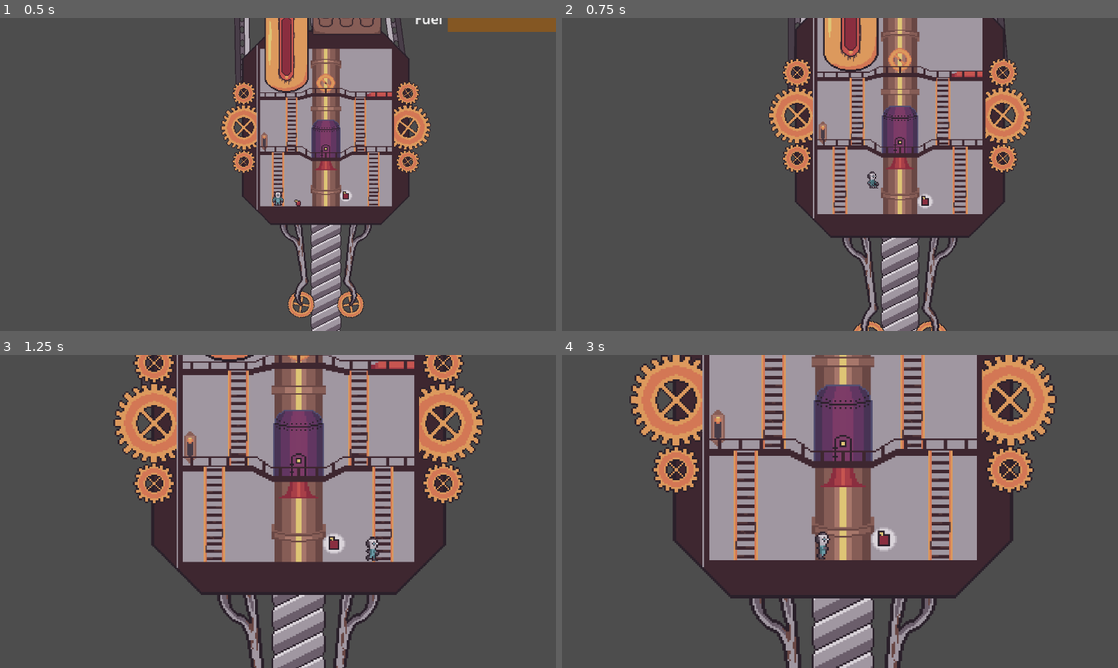
Above: before the commit, frames 1-4 (two rows, left to right).
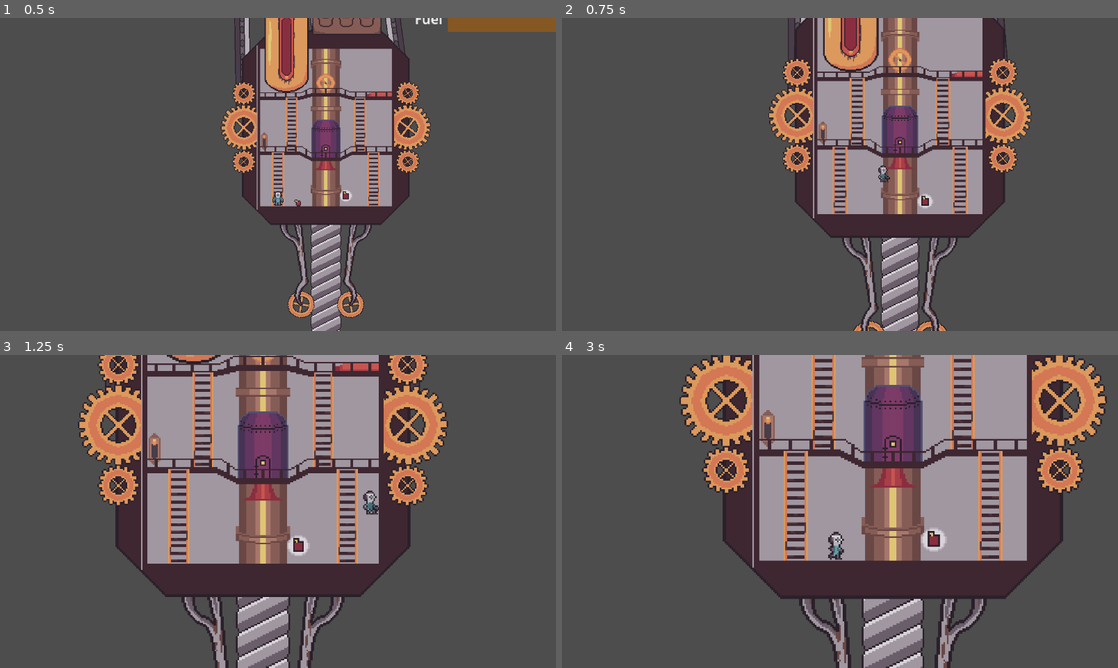
Above: after the commit, the same moments.

Repository: Popcornmotte/elevatorpitch
Game: Godot game, scene res://Scenes/World/test_scenes.tscn
The game is run twice, just before and just after one commit, with the same random seed, the same clock (stepped at 60 frames per second) and the same inputs. This scene is started directly instead of the project's main scene. Sound files missing from this copy of the repository are replaced by a short silence.
Inputs (mouse positions are in pixels of both pictures, inside the frame that each line leads up to):
- Up to frame 1 (0.5 s): no input
- Up to frame 2 (0.75 s): move the mouse to (962, 158) at 0.52 s; hold D (right) from 0.53 s (still down); hold W (up) from 0.53 s (still down); tap E (interact) at 0.6 s
- Up to frame 3 (1.25 s): keep holding D (right); keep holding W (up)
- Up to frame 4 (3 s): move the mouse to (728, 527) at 1.27 s; release W (up) at 1.28 s; tap W (up) at 1.35, 1.52, 1.82, 2.3 s; tap E (interact) at 1.55 s; move the mouse to (895, 442) at 2.02 s; release D (right) at 2.03 s; hold A (left) 2.03-2.78 s; hold Space (Fling) 2.03-2.78 s; move the mouse to (812, 574) at 2.77 s; hold D (right) from 2.78 s (still down); click (812, 574) at 2.85 s

Frame 1 is identical in both runs. In frame 2, 0.2% of the frame differs, in the area x 54-59%, y 47-55%; in frame 3, 39%; in frame 4, 46%, in the area x 12-98%, y 0-100%.

Commit message:
add progress

Diff:
--- a/Scenes/Objects/elevator.tscn
+++ b/Scenes/Objects/elevator.tscn
@@ -385,6 +385,7 @@
 position = Vector2(97, 0)
 rotation = 0.387332
 rest = Transform2D(0.92592, 0.377719, -0.377719, 0.92592, 97, 0)
+metadata/_local_pose_override_enabled_ = true
 
 [node name="GearSprite" type="Sprite2D" parent="Arms/SkeletonIK_Right/GearBone"]
 visible = false
@@ -394,6 +395,7 @@
 [node name="UpperArmBone" type="Bone2D" parent="Arms/SkeletonIK_Right/GearBone"]
 position = Vector2(7.00004, -1.14441e-05)
 rest = Transform2D(1, 0, 0, 1, 7, 0)
+metadata/_local_pose_override_enabled_ = true
 
 [node name="UpperArmSprite" type="Sprite2D" parent="Arms/SkeletonIK_Right/GearBone/UpperArmBone"]
 z_index = -2
@@ -405,6 +407,7 @@
 rotation = -0.174533
 scale = Vector2(1, 1)
 rest = Transform2D(0.737913, -0.674895, 0.674895, 0.737913, 128, 0)
+metadata/_local_pose_override_enabled_ = true
 
 [node name="LowerArmSprite" type="Sprite2D" parent="Arms/SkeletonIK_Right/GearBone/UpperArmBone/LowerArmBone"]
 z_index = -2
@@ -427,6 +430,7 @@
 position = Vector2(128, 0)
 rotation = 0.289078
 rest = Transform2D(0.930478, 0.366254, -0.366254, 0.930478, 128.007, 0.000183105)
+metadata/_local_pose_override_enabled_ = true
 
 [node name="Claw" type="AnimatableBody2D" parent="Arms/SkeletonIK_Right/GearBone/UpperArmBone/LowerArmBone/ClawBone"]
 collision_layer = 0
@@ -449,6 +453,7 @@
 rotation = -3.14159
 scale = Vector2(0.999891, 0.999891)
 rest = Transform2D(-0.642719, 0.76596, -0.76596, -0.642719, -96, 0)
+metadata/_local_pose_override_enabled_ = true
 
 [node name="GearSprite" type="Sprite2D" parent="Arms/SkeletonIK_Left/GearBone"]
 visible = false
@@ -458,6 +463,7 @@
 [node name="UpperArmBone" type="Bone2D" parent="Arms/SkeletonIK_Left/GearBone"]
 position = Vector2(7.00006, -1.52588e-05)
 rest = Transform2D(1, 0, 0, 1, 7.00006, -1.52588e-05)
+metadata/_local_pose_override_enabled_ = true
 
 [node name="UpperArmSprite" type="Sprite2D" parent="Arms/SkeletonIK_Left/GearBone/UpperArmBone"]
 z_index = -2
@@ -468,6 +474,7 @@
 position = Vector2(128.002, 6.10352e-05)
 rotation = 0.616101
 rest = Transform2D(0.984808, -0.173648, 0.173648, 0.984808, 128.002, 6.10352e-05)
+metadata/_local_pose_override_enabled_ = true
 
 [node name="LowerArmSprite" type="Sprite2D" parent="Arms/SkeletonIK_Left/GearBone/UpperArmBone/LowerArmBone"]
 z_index = -2
@@ -490,6 +497,7 @@
 position = Vector2(128, -1.52588e-05)
 rotation = -0.199482
 rest = Transform2D(0.980169, -0.198162, 0.198162, 0.980169, 128, -1.52588e-05)
+metadata/_local_pose_override_enabled_ = true
 
 [node name="Claw" type="AnimatableBody2D" parent="Arms/SkeletonIK_Left/GearBone/UpperArmBone/LowerArmBone/ClawBone"]
 collision_layer = 0
--- a/Scenes/Objects/interior.tscn
+++ b/Scenes/Objects/interior.tscn
@@ -1,6 +1,5 @@
-[gd_scene load_steps=25 format=3 uid="uid://dhy7o2g76nxox"]
-
-[ext_resource type="Script" path="res://Scripts/interior.gd" id="1_am2or"]
+[gd_scene load_steps=24 format=3 uid="uid://dhy7o2g76nxox"]
+
 [ext_resource type="Texture2D" uid="uid://bv7jc1l4hp5c4" path="res://Assets/Sprites/InteriorObjects/background.png" id="2_1uncr"]
 [ext_resource type="Texture2D" uid="uid://bgoggag2fpci6" path="res://Assets/Sprites/InteriorObjects/casing.png" id="3_bossf"]
 [ext_resource type="PackedScene" uid="uid://cbnpyi0uo1evc" path="res://Scenes/Objects/ladder.tscn" id="3_uk7bk"]
@@ -52,7 +51,6 @@
 height = 16.4922
 
 [node name="interior" type="Node2D"]
-script = ExtResource("1_am2or")
 
 [node name="Background" type="Sprite2D" parent="."]
 position = Vector2(-1, 0)
@@ -283,3 +281,6 @@
 
 [node name="player" parent="." instance=ExtResource("13_1wjlu")]
 position = Vector2(-56, 56)
+speed = 200.0
+climbSpeed = 100.0
+jumpVelocity = -300.0
--- a/Scenes/Objects/player.tscn
+++ b/Scenes/Objects/player.tscn
@@ -214,7 +214,6 @@
 
 [node name="FuelSprite" type="Sprite2D" parent="."]
 visible = false
-z_index = 4
 position = Vector2(8, 0)
 texture = ExtResource("7_l87e4")
 
--- a/Scenes/World/test_scenes.tscn
+++ b/Scenes/World/test_scenes.tscn
@@ -9,9 +9,6 @@
 
 [node name="TestScenes" type="Node2D"]
 script = ExtResource("1_mtyqn")
-
-[node name="Elevator" parent="." instance=ExtResource("1_kgkqi")]
-position = Vector2(640, 360)
 
 [node name="DroneSaw" parent="." instance=ExtResource("4_v5r71")]
 position = Vector2(-144, 384)
@@ -40,4 +37,8 @@
 [node name="DroneRifle2" parent="." instance=ExtResource("5_hgyyi")]
 position = Vector2(-400, 264)
 
+[node name="Elevator" parent="." instance=ExtResource("1_kgkqi")]
+position = Vector2(640, 360)
+
+
 [connection signal="timeout" from="WaveTimer" to="." method="_on_wave_timer_timeout"]
--- a/Scripts/generic_interactable.gd
+++ b/Scripts/generic_interactable.gd
@@ -6,19 +6,21 @@
 var collided=false
 @onready var player=get_node("../player")
 
+
 func interact():
 	pass
 
 # Called every frame. 'delta' is the elapsed time since the previous frame.
 func _process(delta):
-	if not player:# ugly fix for instantiated objects that dont show up otherwise:/
-		player=get_node("../../player")
-	if collided and Input.is_action_just_pressed("interact") and not player.carrying:
-		print("interact: ",player.carrying)# here the .use function of the corresponding object should be called
-		interact()
+	if player:
+		if collided and Input.is_action_just_pressed("interact") and not player.carrying:
+			print("interact: ",player.carrying)# here the .use function of the corresponding object should be called
+			interact()
+	else:
+		print("no player")
+		player=get_parent().get_node("../player")# ugly fix for instantiated objects that dont show up otherwise:/
 
 func _on_area_2d_body_entered(body):
-	#player=body
 	if body.name == "player":
 		collided=true
 
--- a/Scripts/player.gd
+++ b/Scripts/player.gd
@@ -15,7 +15,7 @@
 var carrying=false
 var carryPos=Vector2(8,1)
 var controlPlayer=true # the player is controllable when the arms are not, get this information from the elevator if it exists
-var carryType:Item.TYPE
+var carryType= Item.TYPE.Fuel
 # Get the gravity from the project settings to be synced with RigidBody nodes.
 var gravity = ProjectSettings.get_setting("physics/2d/default_gravity")
 
@@ -43,7 +43,7 @@
 			c.get_collider().apply_central_impulse(-c.get_normal()*pushForce)
 
 func pick_up_object(typeArg : Item.TYPE):
-	if carrying:#in case the player is already holdign something, nothing else should be picked up
+	if carrying:#in case the player is already holding something, nothing else should be picked up
 		return false
 	if typeArg==Item.TYPE.Fuel:
 		print("turn on sprite")
@@ -101,7 +101,9 @@
 		if carryType==Item.TYPE.Scrap:
 			scrapSprite.visible=false
 
-
+func _process(delta):
+	if  carrying and Input.is_action_just_pressed("interact"):
+		drop_object()
 
 func _physics_process(delta):
 	if Global.elevator:
@@ -126,7 +128,3 @@
 		move(direction)
 		move_and_slide()
 		collide_with_rigidbodies()
-
-func _process(delta):
-		if Input.is_action_just_pressed("interact") and carrying:
-			drop_object()
